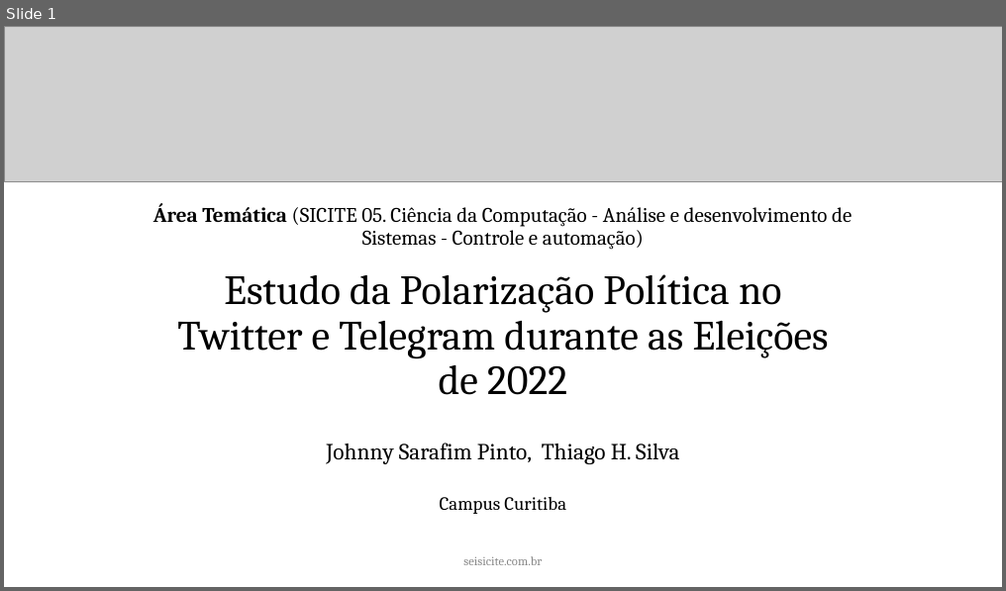
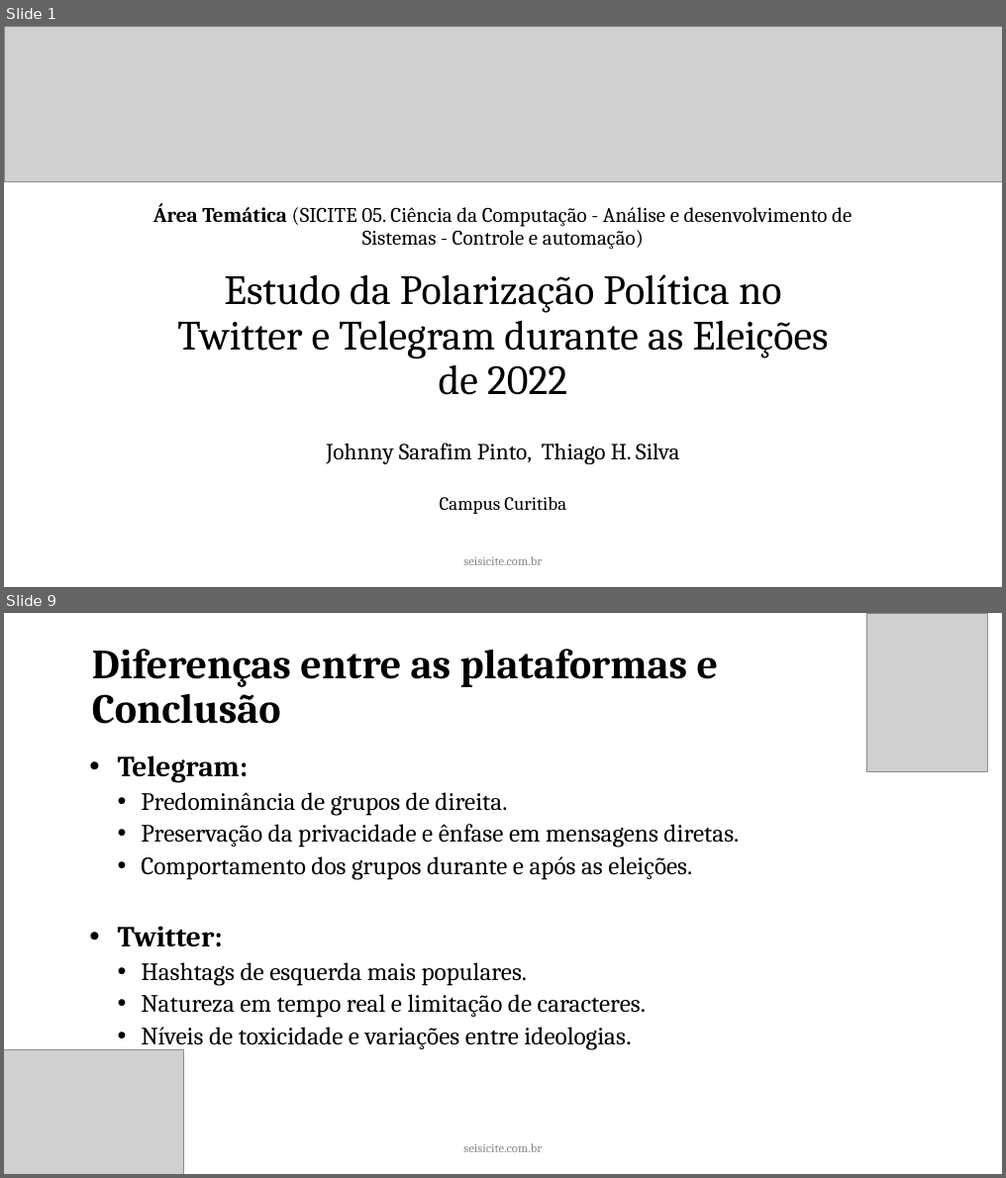
Before and after one commit to joojkun/sicite-2023-apresentacao, a slide deck: 2023 - Template Apresentação ✅.pptx. Shown one above the other, each under a label of ours: slide 1 before the commit, slides 1 and 9 after it; the slides between them are not shown. The pictures are 1006x591 and 1006x1178 pixels, drawn with LibreOffice and Linux fonts; fonts in the diff are those of the drawing; grey boxes stand for pictures. Boxes give left, top, right and bottom in pixels: in the first picture for what was removed or moved away, otherwise in the second. Text is boxed around its words. In the diff, an @@ line names an element or a change of style, - is before the commit and + after.

```diff
--- a/2023 - Template Apresentação ✅.pptx
+++ b/2023 - Template Apresentação ✅.pptx
@@ slide 9 added at (4,613,1002,1174), background #FFFFFF @@
@@ picture added at (867,613,988,772) @@
@@ title added at (92,649,719,724), 40 pt, text #000000, bold @@
+Diferenças entre as plataformas e Conclusão
@@ text added at (118,756,739,1051), 24 pt, text #000000 @@
+• Telegram:
+  • Predominância de grupos de direita.
+  • Preservação da privacidade e ênfase em mensagens diretas.
+  • Comportamento dos grupos durante e após as eleições.
+• Twitter:
+  • Hashtags de esquerda mais populares.
+  • Natureza em tempo real e limitação de caracteres.
+  • Níveis de toxicidade e variações entre ideologias.
@@ picture added at (4,1051,183,1174) @@
@@ text added at (463,1144,542,1153), 12 pt, text #888888 @@
+seisicite.com.br
```
Also in this commit, not shown: 3 slides changed, 7 other slides added, 1 slide removed.
